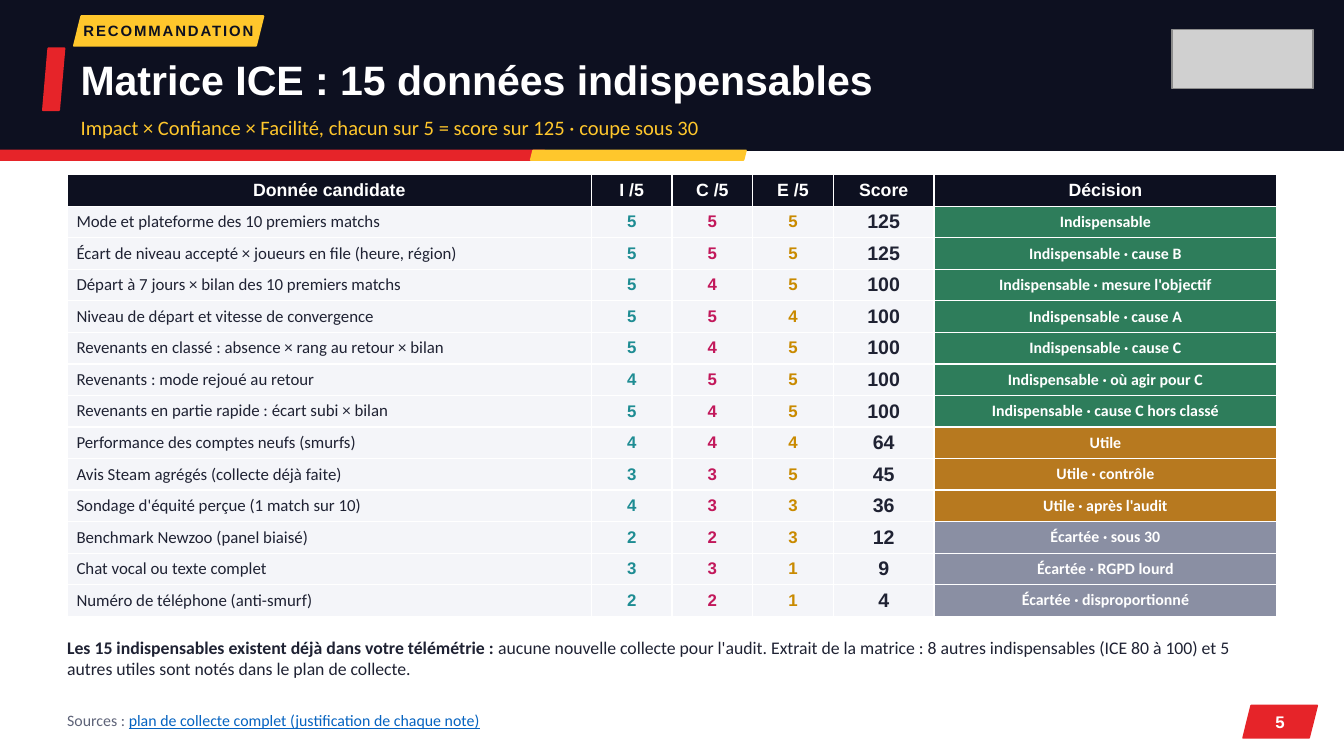
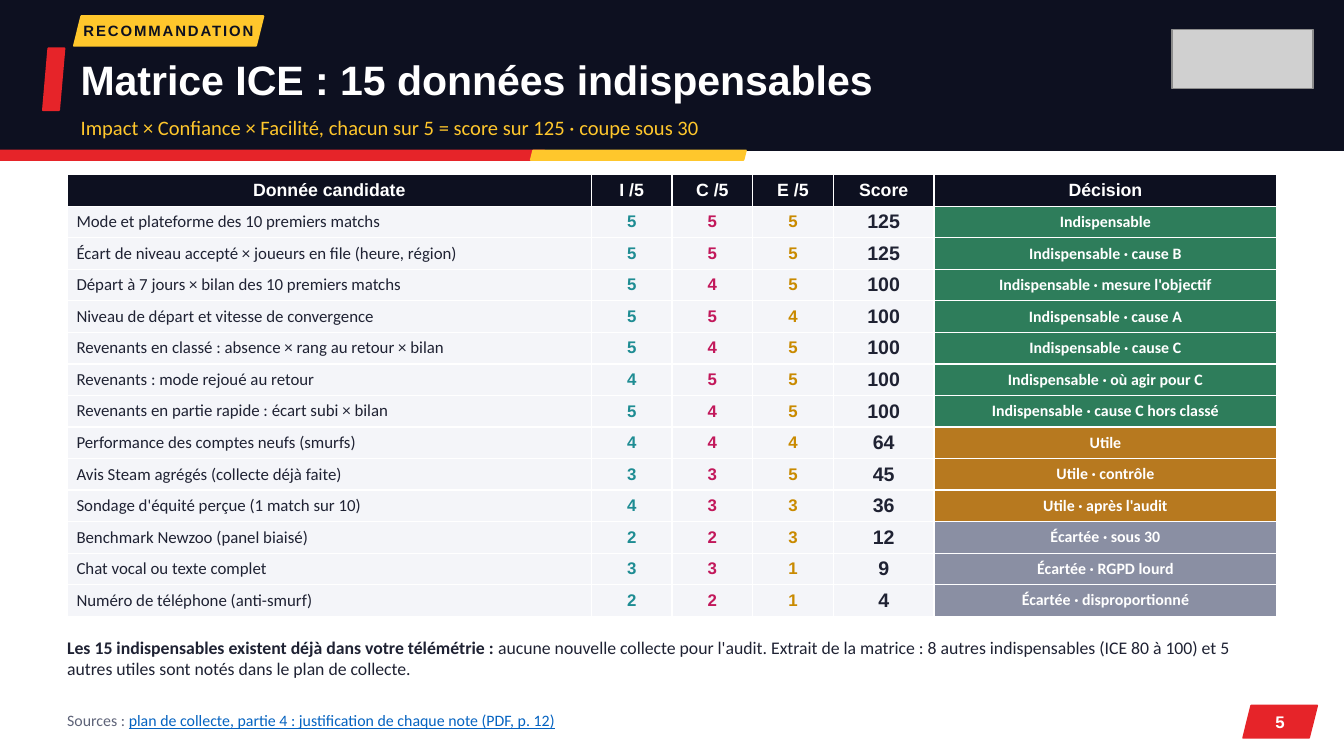
Before and after one commit to noeantoniov1-crypto/SOCIO, a slide deck: slide 5 of docs/presentation/pitch_marvel_rivals_netease.pptx. Drawn at 1344x756 pixels with LibreOffice and Linux fonts; fonts in the diff are those of the drawing; grey boxes stand for pictures. Boxes give left, top, right and bottom in pixels: in the first picture for what was removed or moved away, otherwise in the second. Text is boxed around its words. In the diff, an @@ line names an element or a change of style, - is before the commit and + after.

```diff
--- a/docs/presentation/pitch_marvel_rivals_netease.pptx
+++ b/docs/presentation/pitch_marvel_rivals_netease.pptx
@@ text at (67, 714, 555, 729): text changed @@
-Sources : plan de collecte complet (justification de chaque note)
+Sources : plan de collecte, partie 4 : justification de chaque note (PDF, p. 12)
```
Also in this commit, not shown: 6 other slides changed, 2 other files.
